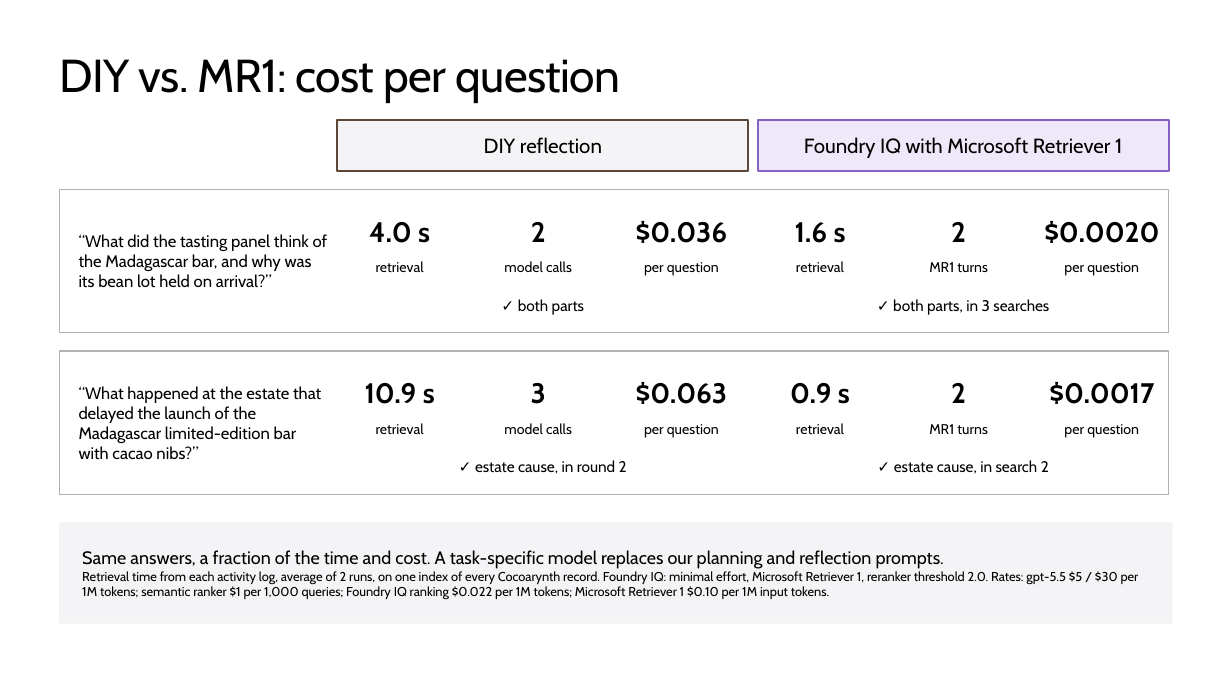
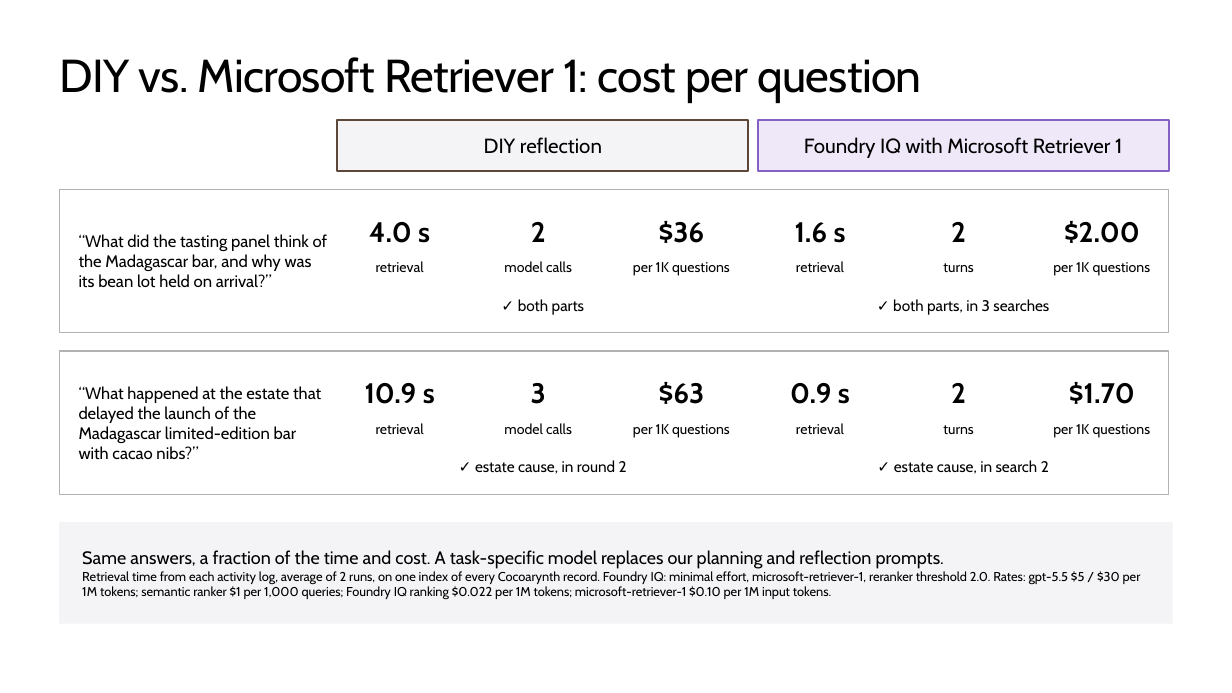
Before and after one commit to microsoft/ignite26-BRK300-building-agentic-retrieval-from-diy-to-foundry-iq, a slide deck: slide 41 of IgniteBRK300-WorkingDeck.pptx. Drawn at 1232x693 pixels with LibreOffice and Linux fonts; fonts in the diff are those of the drawing; background and template pictures are left out. Boxes give left, top, right and bottom in pixels: in the first picture for what was removed or moved away, otherwise in the second. Text is boxed around its words. In the diff, an @@ line names an element or a change of style, - is before the commit and + after.

```diff
--- a/IgniteBRK300-WorkingDeck.pptx
+++ b/IgniteBRK300-WorkingDeck.pptx
@@ title at [59, 57, 922, 103]: text changed @@
-DIY vs. MR1: cost per question
+DIY vs. Microsoft Retriever 1: cost per question
@@ text at [659, 221, 705, 243]: text changed @@
-$0.036
+$36
@@ text at [1064, 221, 1140, 243]: text changed @@
-$0.0020
+$2.00
@@ text at [633, 262, 730, 276]: text changed @@
-per question
+per 1K questions
@@ text at [943, 263, 973, 272]: text changed @@
-MR1 turns
+turns
@@ text at [1053, 262, 1151, 276]: text changed @@
-per question
+per 1K questions
@@ text at [659, 382, 705, 404]: text changed @@
-$0.063
+$63
@@ text at [1069, 382, 1135, 404]: text changed @@
-$0.0017
+$1.70
@@ text at [633, 424, 730, 438]: text changed @@
-per question
+per 1K questions
@@ text at [943, 425, 973, 434]: text changed @@
-MR1 turns
+turns
@@ text at [1053, 424, 1151, 438]: text changed @@
-per question
+per 1K questions
@@ text in rectangle at [82, 571, 1141, 599]: text changed @@
-Retrieval time from each activity log, average of 2 runs, on one index of every Cocoarynth record. Foundry IQ: minimal effort, Microsoft Retriever 1, reranker threshold 2.0. Rates: gpt-5.5 $5 / $30 per 1M tokens; semantic ranker $1 per 1,000 queries; Foundry IQ ranking $0.022 per 1M tokens; Microsoft Retriever 1 $0.10 per 1M input tokens.
+Retrieval time from each activity log, average of 2 runs, on one index of every Cocoarynth record. Foundry IQ: minimal effort, microsoft-retriever-1, reranker threshold 2.0. Rates: gpt-5.5 $5 / $30 per 1M tokens; semantic ranker $1 per 1,000 queries; Foundry IQ ranking $0.022 per 1M tokens; microsoft-retriever-1 $0.10 per 1M input tokens.
```
Also in this commit, not shown: 8 other slides changed, 1 other file.
